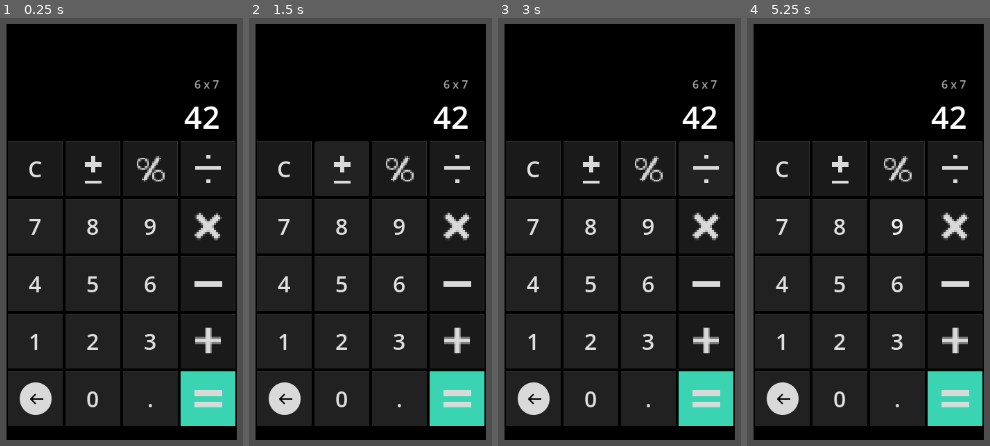
Above: before the commit, frames 1-4 (left to right).
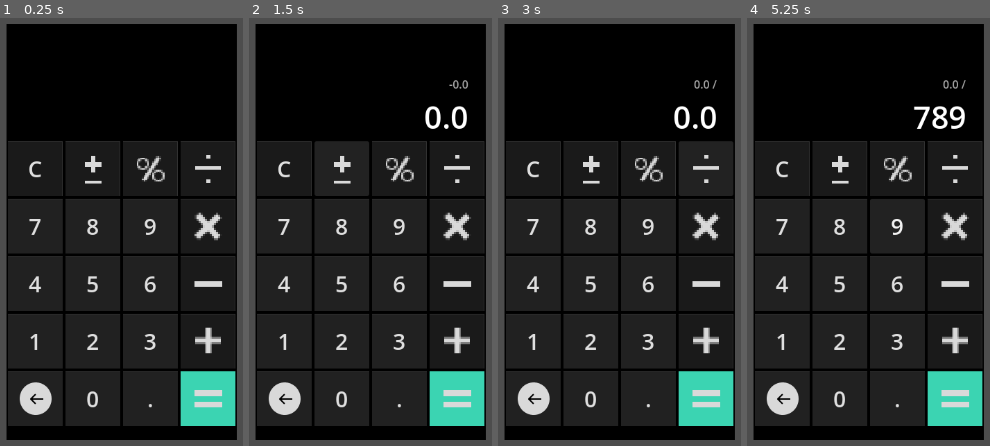
Above: after the commit, the same moments.

Repository: lumodevteam/sovle-squad
Game: Godot game, scene res://scenes/tools/calculator/calculator.tscn
Same seed, same stepped clock (60 frames per second), same inputs: the game is played once before the commit and once after it.
Inputs (mouse positions are in pixels of both pictures, inside the frame that each line leads up to):
- Up to frame 1 (0.25 s): no input
- Up to frame 2 (1.5 s): click "C" at 0.5 s; click (341, 167) at 1.25 s
- Up to frame 3 (3 s): click (648, 167) at 2 s; click (706, 167) at 2.75 s
- Up to frame 4 (5.25 s): click "7" at 3.5 s; click "8" at 4.25 s; click "9" at 5 s

The runs differ from the first frame. In frame 1, 0.5% of the frame differs, in the area x 75-91%, y 14-26%; in frame 2, 0.7%, in the area x 72-91%, y 14-26%; in frame 3, 0.7%; in frame 4, 0.7%.

Commit message:
All inputs added to calculator(evan)
I think its fully functional will test at school

Diff:
--- /dev/null
+++ b/solve-squad/scenes/tools/calculator/calculator.gd
@@ -0,0 +1,127 @@
+extends Control
+
+@onready var prev_work_area: Label = $Panel/ColorRect/AllComponentsContainer/DisplayContainer/MarginContainer/VBoxContainer/PrevWorkArea
+@onready var work_area: Label = $"Panel/ColorRect/AllComponentsContainer/DisplayContainer/MarginContainer/VBoxContainer/Work Area"
+@onready var all_buttons: VBoxContainer = $Panel/ColorRect/AllComponentsContainer/AllButtons
+
+var has_been_used := false
+var first_number: float
+var second_number: float
+var operator := ""
+var decimal_allowed = true
+# Called when the node enters the scene tree for the first time.
+func _ready():
+	for buttons in all_buttons.get_children():
+		for btn in buttons.get_children():
+			if btn.name.is_valid_int():
+				btn.pressed.connect(Callable(self,"_number_buttons").bind(btn))
+
+func _number_buttons(btn):
+	if not has_been_used:
+		work_area.text = btn.name
+		has_been_used = true
+	else:
+		work_area.text += btn.name
+
+
+func _on_equal_btn_pressed():
+	has_been_used = false
+	var result : float
+	second_number = work_area.text.to_float()
+	match operator:
+		"+":
+			result = first_number + second_number
+		"-":
+			result = first_number - second_number
+		"*":
+			result = first_number * second_number
+		"/":
+			result = first_number / second_number
+	prev_work_area.text = str(first_number) + " " + operator + " " + str(second_number)
+	work_area.text = str(snappedf(result,0.000000001))
+
+
+func _on_addition_btn_pressed():
+	has_been_used = false
+	first_number = work_area.text.to_float()
+	operator = "+"
+	prev_work_area.text = str(first_number) + " " + operator
+
+
+func _on_subtraction_btn_pressed() -> void:
+	has_been_used = false
+	first_number = work_area.text.to_float()
+	operator = "-"
+	prev_work_area.text = str(first_number) + " " + operator
+
+
+func _on_multiplication_btn_pressed() -> void:
+	has_been_used = false
+	first_number = work_area.text.to_float()
+	operator = "*"
+	prev_work_area.text = str(first_number) + " " + operator
+
+func _on_division_btn_pressed() -> void:
+	has_been_used = false
+	first_number = work_area.text.to_float()
+	operator = "/"
+	prev_work_area.text = str(first_number) + " " + operator
+
+
+func _on_del_btn_pressed() -> void:
+	if has_been_used:
+		if work_area.text.length() >= 2:
+			work_area.text = work_area.text.left(-1)
+		else:
+			work_area.text = "0"
+			has_been_used = false
+
+
+func _on_negative_btn_pressed():
+	var result : float
+	first_number = work_area.text.to_float()
+	result = -first_number
+	if not has_been_used:
+		prev_work_area.text = "-" + str(first_number)
+	else:
+		prev_work_area.text = str(first_number)
+
+	work_area.text = str(result)
+	has_been_used = true
+
+
+func _on_clear_btn_pressed():
+	has_been_used = false
+	prev_work_area.text = ""
+	work_area.text = "0"
+	decimal_allowed = true
+
+
+func _on_decimal_btn_pressed():
+	if decimal_allowed:
+		if has_been_used == true:
+			work_area.text = work_area.text + "."
+			decimal_allowed = false
+		else:
+			work_area.text = "0."
+			has_been_used = true
+			decimal_allowed = false
+func _on_percent_btn_pressed() -> void:
+	# If nothing meaningful is on screen, do nothing
+	if work_area.text == "" or work_area.text == "0":
+		return
+
+	var current := work_area.text.to_float()
+	var result: float
+
+	match operator:
+		"+", "-":
+			result = first_number * (current / 100.0)
+		"*", "/":
+			result = current / 100.0
+		_:
+			result = current / 100.0
+
+	work_area.text = str(snappedf(result, 0.000000001))
+	has_been_used = true
+	decimal_allowed = not ("." in work_area.text)
--- a/solve-squad/scenes/tools/calculator/calculator.tscn
+++ b/solve-squad/scenes/tools/calculator/calculator.tscn
@@ -1,6 +1,7 @@
-[gd_scene load_steps=14 format=3 uid="uid://2mglw58c6tav"]
+[gd_scene load_steps=15 format=3 uid="uid://2mglw58c6tav"]
 
 [ext_resource type="StyleBox" uid="uid://npdy457iy0c3" path="res://scenes/tools/calculator/normal_function_style.tres" id="1_4bcww"]
+[ext_resource type="Script" uid="uid://cc0nndeqhrajy" path="res://scenes/tools/calculator/calculator.gd" id="1_45at5"]
 [ext_resource type="Texture2D" uid="uid://bwash2f4q7ik8" path="res://assets/Negative_btn.png" id="1_eflpv"]
 [ext_resource type="Texture2D" uid="uid://c4ildtmgvorvy" path="res://assets/Percent_btn.png" id="2_ik3wn"]
 [ext_resource type="Texture2D" uid="uid://be4wjftf2aesh" path="res://assets/Division_btn.png" id="3_hued3"]
@@ -28,6 +29,7 @@
 offset_bottom = 4.0
 grow_horizontal = 2
 grow_vertical = 2
+script = ExtResource("1_45at5")
 
 [node name="Panel" type="Panel" parent="."]
 layout_mode = 1
@@ -74,13 +76,11 @@
 [node name="PrevWorkArea" type="Label" parent="Panel/ColorRect/AllComponentsContainer/DisplayContainer/MarginContainer/VBoxContainer"]
 layout_mode = 2
 theme_override_colors/font_color = Color(0.6542321, 0.6542321, 0.654232, 1)
-text = "6 x 7"
 horizontal_alignment = 2
 
 [node name="Work Area" type="Label" parent="Panel/ColorRect/AllComponentsContainer/DisplayContainer/MarginContainer/VBoxContainer"]
 layout_mode = 2
 theme_override_font_sizes/font_size = 45
-text = "42"
 horizontal_alignment = 2
 
 [node name="AllButtons" type="VBoxContainer" parent="Panel/ColorRect/AllComponentsContainer"]
@@ -372,3 +372,14 @@
 grow_vertical = 2
 texture = ExtResource("8_04xyy")
 stretch_mode = 5
+
+[connection signal="pressed" from="Panel/ColorRect/AllComponentsContainer/AllButtons/TopButtons/Clear_btn" to="." method="_on_clear_btn_pressed"]
+[connection signal="pressed" from="Panel/ColorRect/AllComponentsContainer/AllButtons/TopButtons/Negative_btn" to="." method="_on_negative_btn_pressed"]
+[connection signal="pressed" from="Panel/ColorRect/AllComponentsContainer/AllButtons/TopButtons/Percent_btn" to="." method="_on_percent_btn_pressed"]
+[connection signal="pressed" from="Panel/ColorRect/AllComponentsContainer/AllButtons/TopButtons/Division_btn" to="." method="_on_division_btn_pressed"]
+[connection signal="pressed" from="Panel/ColorRect/AllComponentsContainer/AllButtons/TopButtons/Multiplication_btn" to="." method="_on_multiplication_btn_pressed"]
+[connection signal="pressed" from="Panel/ColorRect/AllComponentsContainer/AllButtons/TopButtons/Subtraction_btn" to="." method="_on_subtraction_btn_pressed"]
+[connection signal="pressed" from="Panel/ColorRect/AllComponentsContainer/AllButtons/TopButtons/Addition_btn" to="." method="_on_addition_btn_pressed"]
+[connection signal="pressed" from="Panel/ColorRect/AllComponentsContainer/AllButtons/BottomButtons/Del_btn" to="." method="_on_del_btn_pressed"]
+[connection signal="pressed" from="Panel/ColorRect/AllComponentsContainer/AllButtons/BottomButtons/Decimal_btn" to="." method="_on_decimal_btn_pressed"]
+[connection signal="pressed" from="Panel/ColorRect/AllComponentsContainer/AllButtons/BottomButtons/Equal_btn" to="." method="_on_equal_btn_pressed"]
Not shown, added: solve-squad/scenes/tools/calculator/calculator.gd.uid
